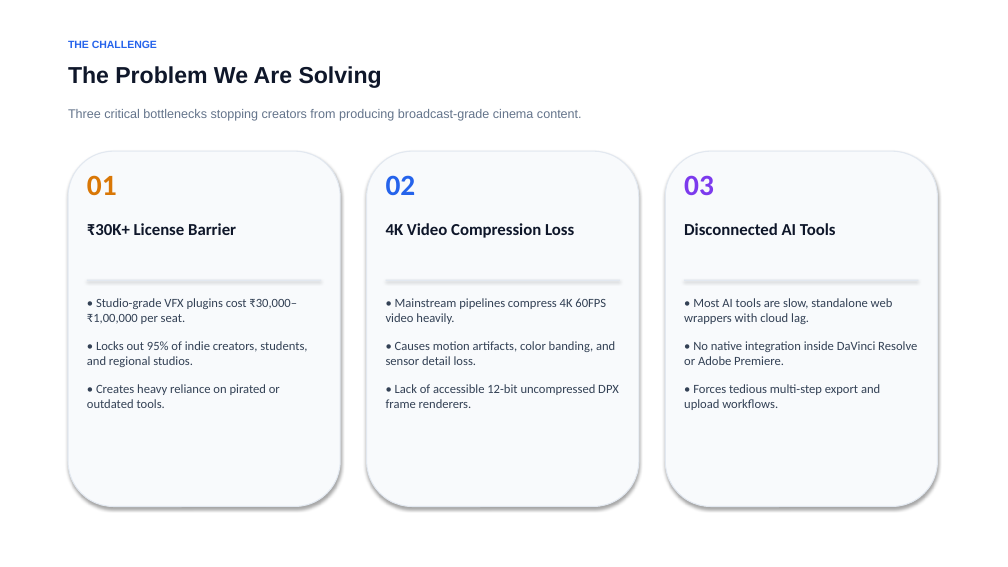
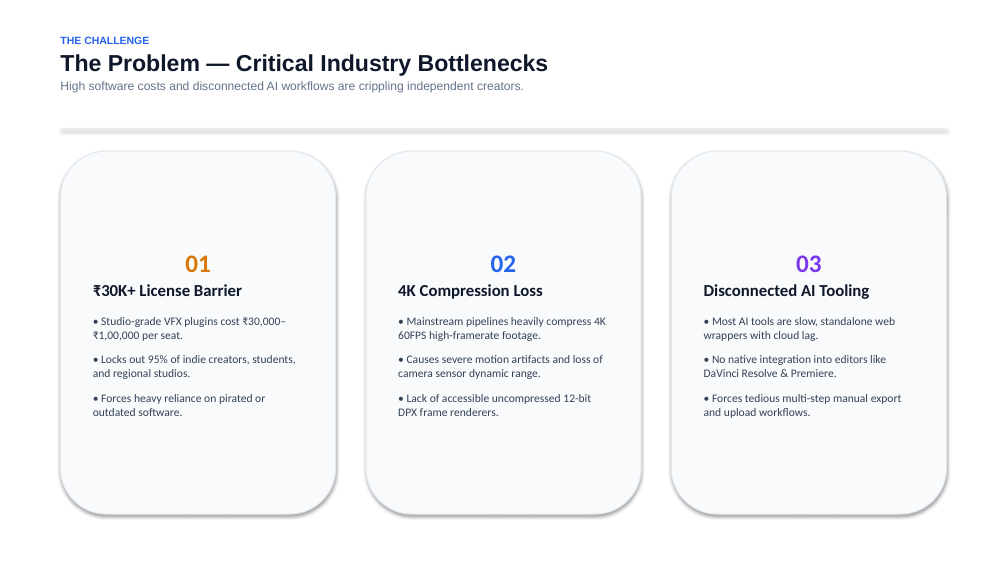
Before and after one commit to hrlpavan/hrl-international-website-, a slide deck: slide 2 of HRL_International_Pitch_Deck.pptx. Drawn at 1008x567 pixels with LibreOffice and Linux fonts; fonts in the diff are those of the drawing. Boxes give left, top, right and bottom in pixels: in the first picture for what was removed or moved away, otherwise in the second. Text is boxed around its words. In the diff, an @@ line names an element or a change of style, - is before the commit and + after.

Commit message:
Fix layout overlap: restructure all slides into clean, non-overlapping cards

```diff
--- a/HRL_International_Pitch_Deck.pptx
+++ b/HRL_International_Pitch_Deck.pptx
@@ rectangle removed at [0,0,1008,567] @@
@@ text at [60,36,549,93]: text changed; size 22 to 11.5 pt; text colour #0F172A to #64748B; bold off @@
-The Problem We Are Solving
+THE CHALLENGE
+The Problem — Critical Industry Bottlenecks
+High software costs and disconnected AI workflows are crippling independent creators.
@@ text removed at [68,40,157,48] @@
-THE CHALLENGE
@@ text removed at [68,109,582,121] @@
-Three critical bottlenecks stopping creators from producing broadcast-grade cinema content.
@@ rectangle added at [60,129,948,129], fill #E2E8F0 @@
@@ rounded rectangle "01": place and size @@
-rounded rectangle "01" at [87,298,307,408]
+rounded rectangle "01" at [60,151,336,514]
@@ rounded rectangle "01" at [60,151,336,514]: vertical alignment top to middle; fill none to #F8FAFC; outline none to #E2E8F0 1 pt; shadow on @@
@@ rounded rectangle removed at [68,151,340,507] @@
@@ text removed at [87,175,117,196] @@
-01
@@ rounded rectangle "02": place and size @@
-rounded rectangle "02" at [367,151,639,507]
+rounded rectangle "02" at [366,151,641,514]
@@ text removed at [386,175,416,195] @@
-02
@@ rounded rectangle removed at [665,151,938,507] @@
@@ rounded rectangle "03" at [671,151,947,514]: vertical alignment top to middle; fill none to #F8FAFC; outline none to #E2E8F0 1 pt; shadow on @@
@@ rounded rectangle "03": place and size @@
-rounded rectangle "03" at [684,298,917,410]
+rounded rectangle "03" at [671,151,947,514]
@@ text removed at [684,175,714,195] @@
-03
@@ text removed at [87,223,236,235] @@
-₹30K+ License Barrier
@@ text removed at [386,223,574,238] @@
-4K Video Compression Loss
@@ text removed at [684,223,836,235] @@
-Disconnected AI Tools
@@ text in rounded rectangle at [93,255,242,296]: paragraphs added @@
+01
+₹30K+ License Barrier
@@ text in rounded rectangle at [398,255,606,416]: text added @@
+02
+4K Compression Loss
+• Mainstream pipelines heavily compress 4K 60FPS high-framerate footage.
+• Causes severe motion artifacts and loss of camera sensor dynamic range.
+• Lack of accessible uncompressed 12-bit DPX frame renderers.
@@ text in rounded rectangle at [704,255,869,299]: paragraphs added @@
+03
+Disconnected AI Tooling
@@ rectangle removed at [87,280,321,281] @@
@@ rectangle removed at [386,280,620,281] @@
@@ text removed at [386,298,619,408] @@
-• Mainstream pipelines compress 4K 60FPS video heavily.
-• Causes motion artifacts, color banding, and sensor detail loss.
-• Lack of accessible 12-bit uncompressed DPX frame renderers.
@@ rectangle removed at [684,280,919,281] @@
@@ text in rounded rectangle at [93,317,295,379]: size 12 to 11 pt in "• Studio-grade VFX plugins cost ₹30,000–₹1,00,000 per ...", "• Locks out 95% of indie creators, ..."; less space between paragraphs @@
@@ text in rounded rectangle at [704,317,895,341]: size 12 to 11 pt in "• Most AI tools are slow, standalone ..."; less space between paragraphs @@
@@ text in rounded rectangle at [704,355,902,418]: text changed; size 12 to 11 pt @@
-• No native integration inside DaVinci Resolve or Adobe Premiere.
-• Forces tedious multi-step export and upload workflows.
+• No native integration into editors like DaVinci Resolve & Premiere.
+• Forces tedious multi-step manual export and upload workflows.
@@ text in rounded rectangle at [93,394,265,416]: text changed; size 12 to 11 pt @@
-• Creates heavy reliance on pirated or outdated tools.
+• Forces heavy reliance on pirated or outdated software.
```
Also in this commit, not shown: 9 other slides changed.
